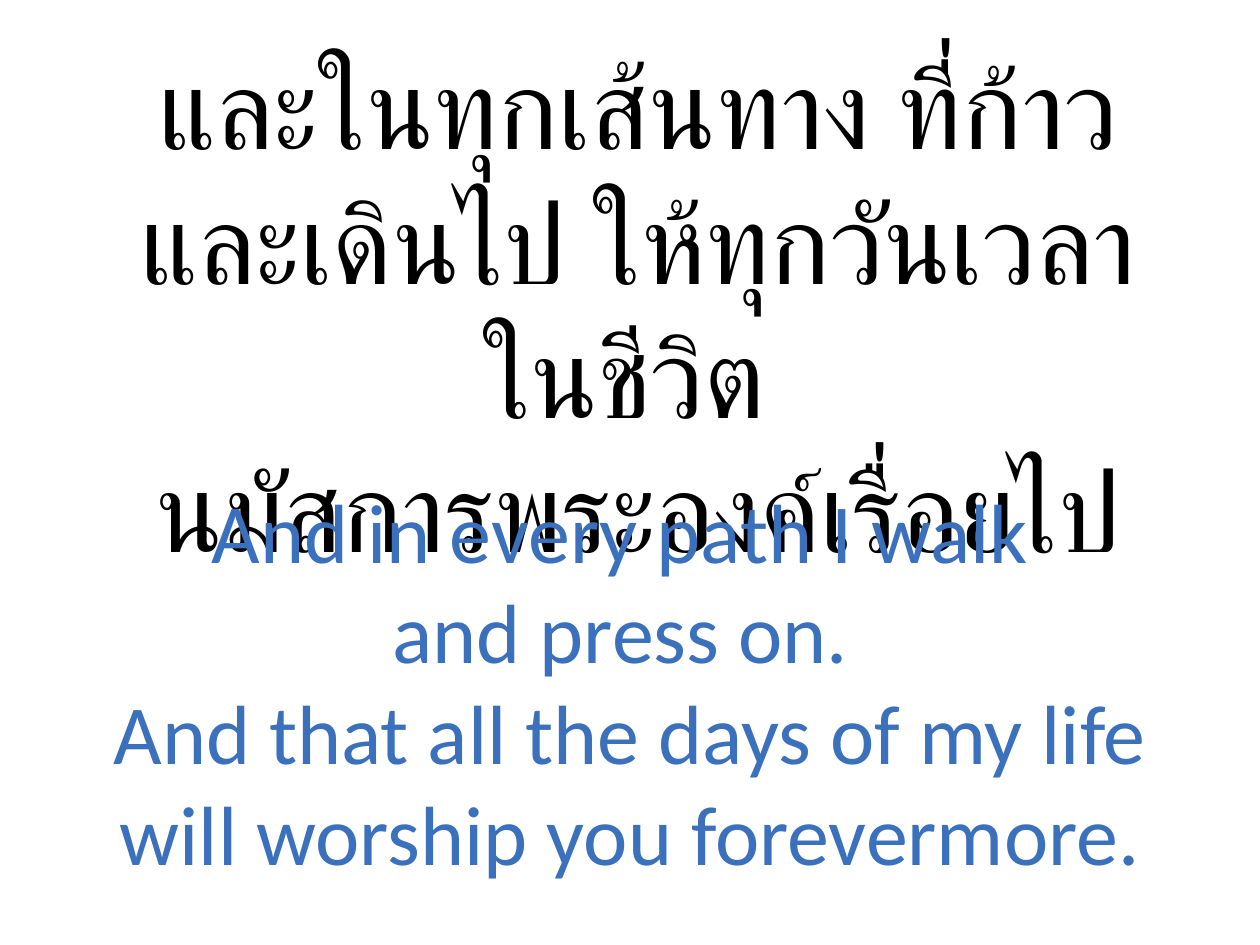
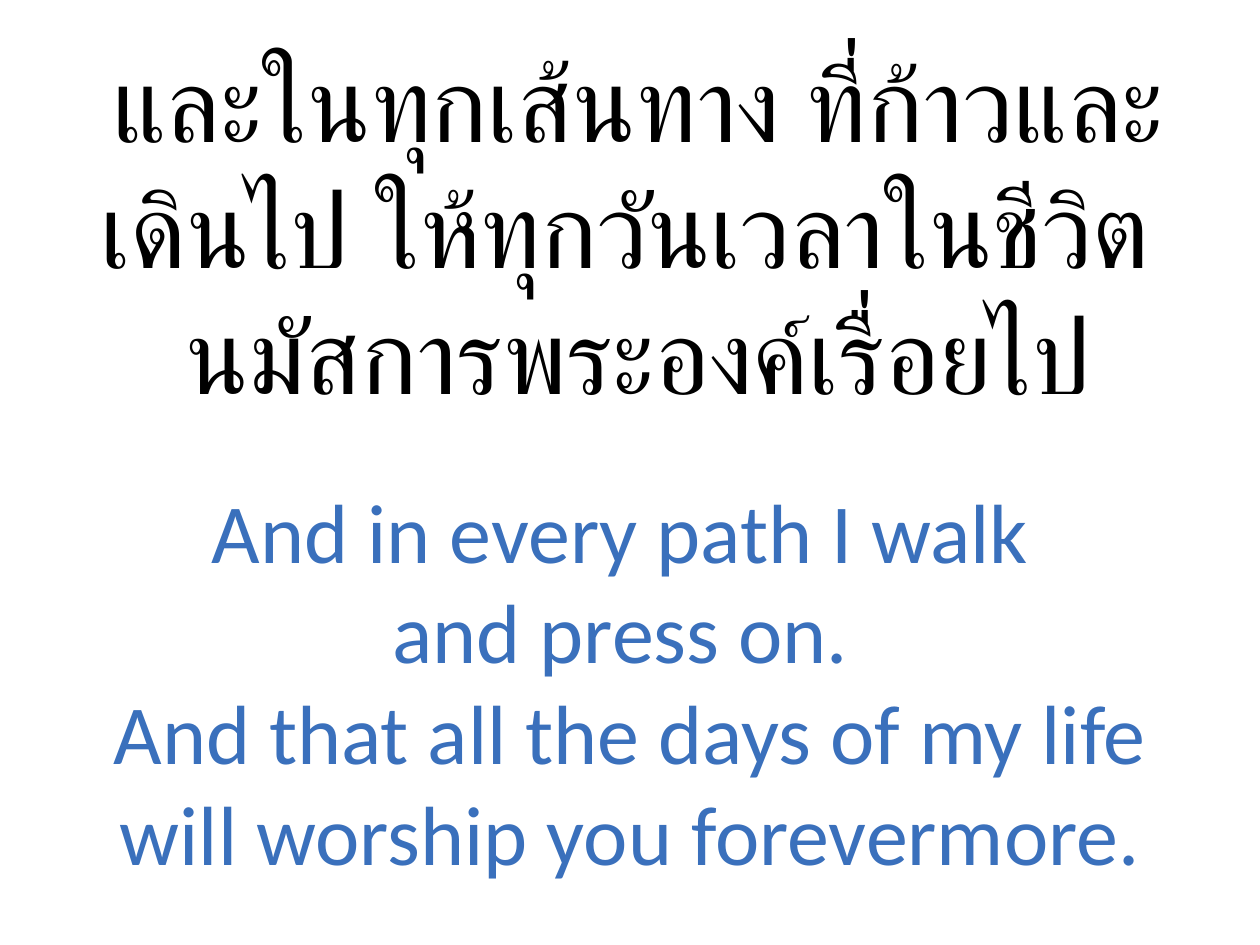
Before and after one commit to mightmay/songpptcreator, a slide deck: slide 10 of pre-made-ppt/ไม่ว่าอยู่แห่งหนไหน.pptx. Drawn at 1260x945 pixels with LibreOffice and Linux fonts; fonts in the diff are those of the drawing; background and template pictures are left out. Boxes give left, top, right and bottom in pixels: in the first picture for what was removed or moved away, otherwise in the second. Text is boxed around its words. In the diff, an @@ line names an element or a change of style, - is before the commit and + after.

```diff
--- a/pre-made-ppt/ไม่ว่าอยู่แห่งหนไหน.pptx
+++ b/pre-made-ppt/ไม่ว่าอยู่แห่งหนไหน.pptx
@@ text "และในทุกเส้นทาง ที่ก้าวและเดินไป ให้ทุกวันเวลาในชีวิต" at box(101, 60, 1164, 396): size 64 to 60 pt @@
```
Also in this commit, not shown: 7 other slides changed, 6 other files.
